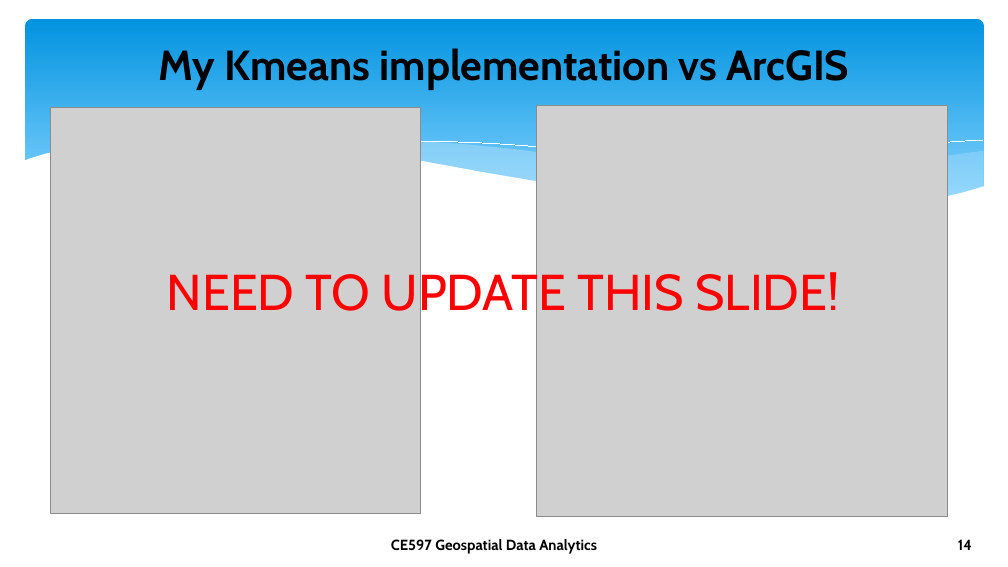
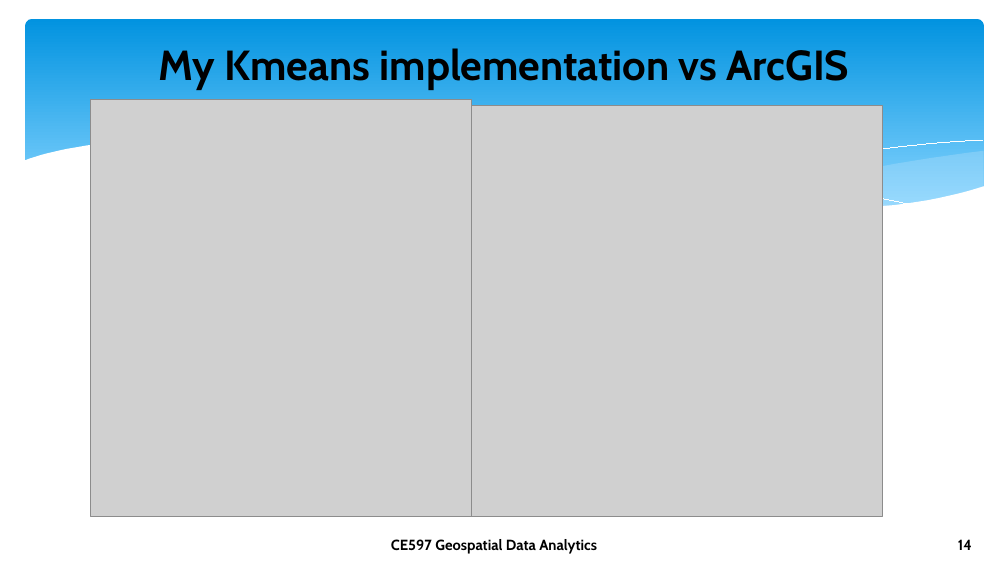
Before and after one commit to Foxhound013/CE-597_GDA, a slide deck: slide 14 of project3/reports/WLoganDowning_P3.pptx. Drawn at 1008x567 pixels with LibreOffice and Linux fonts; fonts in the diff are those of the drawing; grey boxes stand for pictures; background and template pictures are left out. Boxes give left, top, right and bottom in pixels: in the first picture for what was removed or moved away, otherwise in the second. Text is boxed around its words. In the diff, an @@ line names an element or a change of style, - is before the commit and + after.

```diff
--- a/project3/reports/WLoganDowning_P3.pptx
+++ b/project3/reports/WLoganDowning_P3.pptx
@@ picture: place and size @@
-picture at <box>51,107,421,513</box>
+picture at <box>90,99,471,516</box>
@@ picture: place and size @@
-picture at <box>537,105,948,516</box>
+picture at <box>471,105,882,516</box>
@@ text removed at <box>167,268,839,321</box> @@
-NEED TO UPDATE THIS SLIDE!
```
Also in this commit, not shown: 3 other files.
